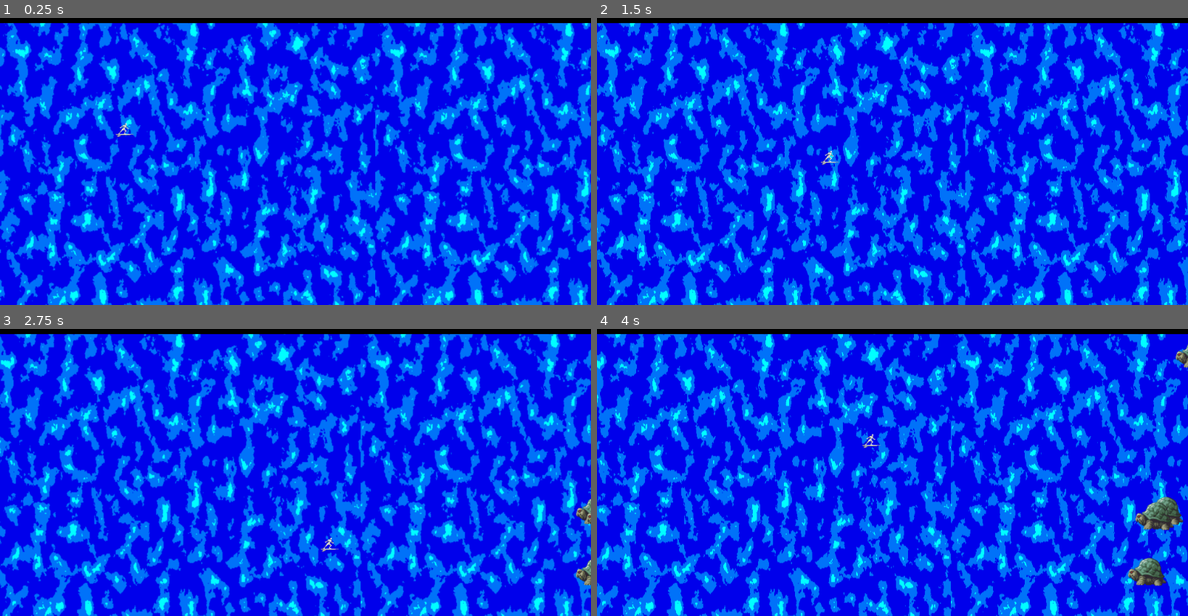
Above: before the commit, frames 1-4 (two rows, left to right).
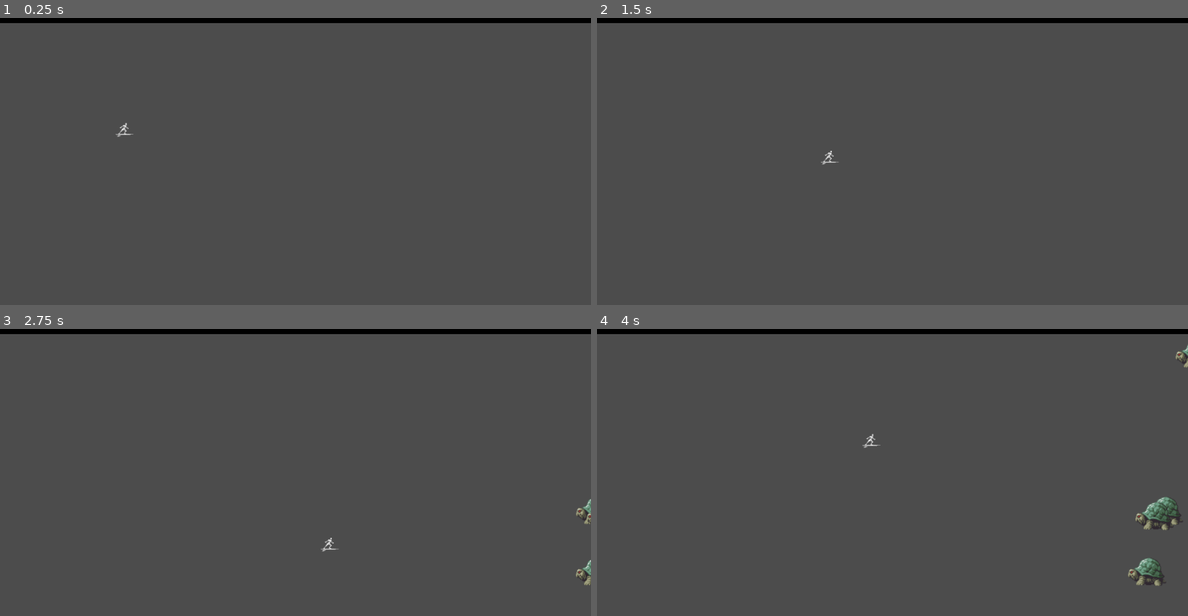
Above: after the commit, the same moments.

Repository: theSledgeHammerAlphabetConspiracy/gatortaser3.5
Game: Godot game, scene res://main.tscn
Same seed, same stepped clock (60 frames per second), same inputs: the game is played once before the commit and once after it. The engine's default icon, where the game draws it, is replaced by a stand-in: a white triangle on a blue panel in a dark square.
Inputs:
- Up to frame 1 (0.25 s): no input
- Up to frame 2 (1.5 s): hold Right (ui_right) 0.53-1.28 s; tap Space (shoot) at 0.6, 1.35 s; hold Down (ui_down) from 1.28 s (still down)
- Up to frame 3 (2.75 s): release Down (ui_down) at 2.03 s; hold Right (ui_right) from 2.03 s (still down); tap Space (shoot) at 2.1 s
- Up to frame 4 (4 s): release Right (ui_right) at 2.78 s; hold Up (ui_up) 2.78-3.53 s; tap Space (shoot) at 2.85, 3.6 s; hold Left (ui_left) from 3.53 s (still down)

The runs differ from the first frame. In frame 1, 98% of the frame differs, in the area x 0-100%, y 1-100%; in frame 2, 98%; in frame 3, 98%; in frame 4, 97%.

Commit message:
water shader

Diff:
--- a/main.tscn
+++ b/main.tscn
@@ -1,8 +1,9 @@
-[gd_scene load_steps=10 format=2]
+[gd_scene load_steps=13 format=2]
 
 [ext_resource path="res://scripts/main.gd" type="Script" id=1]
 [ext_resource path="res://objects/player witha a touchscreen.tscn" type="PackedScene" id=2]
 [ext_resource path="res://good assets/water2.png" type="Texture" id=3]
+[ext_resource path="res://icon.png" type="Texture" id=4]
 [ext_resource path="res://scripts/scrolling.gd" type="Script" id=5]
 
 [sub_resource type="RectangleShape2D" id=1]
@@ -57,6 +58,26 @@
 "update": 0,
 "values": [ Vector2( 0, 0 ) ]
 }
+
+[sub_resource type="Shader" id=7]
+code = "shader_type canvas_item;
+
+uniform float wave_speed = 3.0; //wave loop speed
+uniform float wave_freq = 10.0; //wave vertical freq
+uniform float wave_width = 1; //wave width
+void fragment(){
+	vec2 scale_UV = SCREEN_UV;
+	vec2 wave_uv_offset;
+	wave_uv_offset.x = cos((TIME*wave_speed)+UV.x+UV.y*wave_freq*2.0)*wave_width*0.01;
+	//COLOR = vec4(wave_uv_offset,0.0,1.0);
+	COLOR = texture(SCREEN_TEXTURE,scale_UV+wave_uv_offset);
+}"
+
+[sub_resource type="ShaderMaterial" id=8]
+shader = SubResource( 7 )
+shader_param/wave_speed = 1.0
+shader_param/wave_freq = 6.0
+shader_param/wave_width = 1.0
 
 [node name="main" type="Node2D"]
 script = ExtResource( 1 )
@@ -118,4 +139,18 @@
 
 [node name="player" parent="." instance=ExtResource( 2 )]
 
+[node name="wave" type="Sprite" parent="."]
+material = SubResource( 8 )
+position = Vector2( 510.5, 311.5 )
+scale = Vector2( 16.9531, 10.7344 )
+z_index = -1
+texture = ExtResource( 4 )
+
+[node name="Sprite2" type="Sprite" parent="."]
+visible = false
+position = Vector2( 510.5, 311.5 )
+scale = Vector2( 16.9531, 10.7344 )
+z_index = -2
+texture = ExtResource( 4 )
+
 [connection signal="timeout" from="spawnsystem/Timer" to="." method="_on_Timer_timeout"]
--- a/scripts/scrolling.gd
+++ b/scripts/scrolling.gd
@@ -8,4 +8,4 @@
 
 # Called every frame. 'delta' is the elapsed time since the previous frame.
 func _physics_process(delta):
-	scroll_offset.x -= 10*delta
+	scroll_offset.x -= 20*delta
